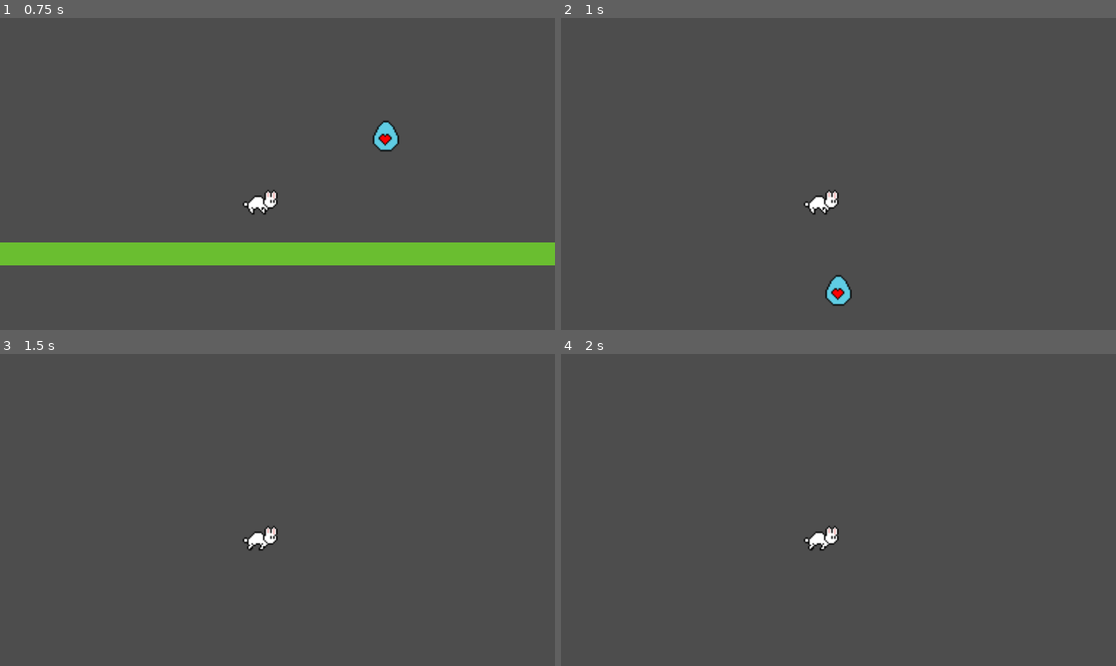
Above: before the commit, frames 1-4 (two rows, left to right).
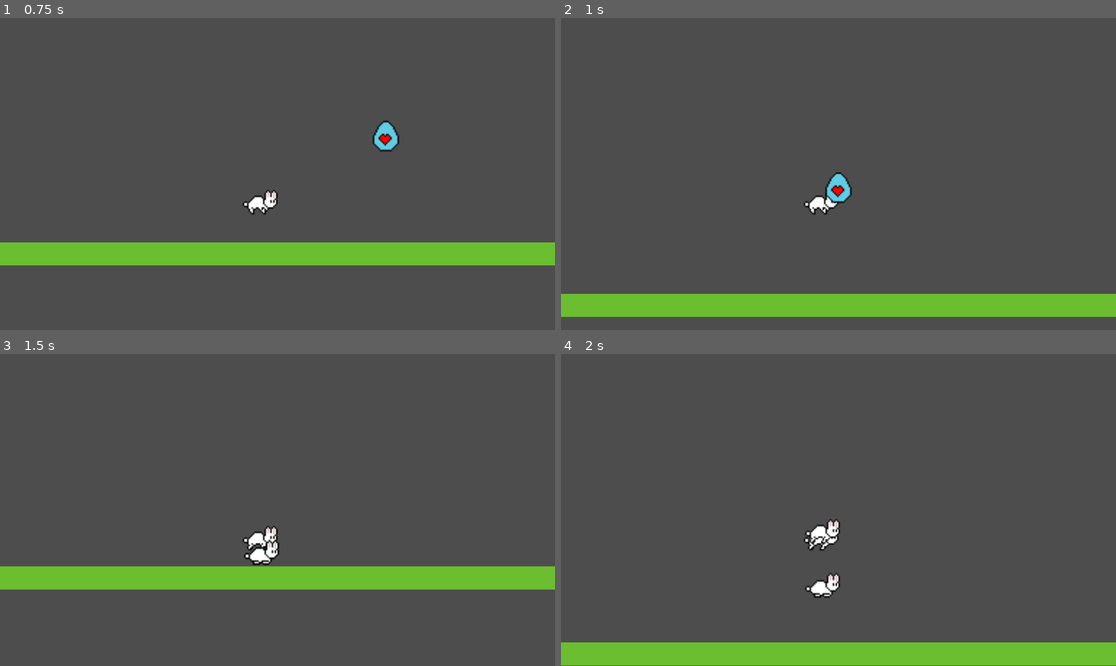
Above: after the commit, the same moments.

Repository: Nervous-Oysters/Jam-Linux-2023
Game: Godot game, scene res://src/Levels/Hub.tscn
Two runs of this game, one before a commit and one after it. Both use one fixed random seed, a clock stepped at 60 frames per second and the inputs below.
Inputs:
- Up to frame 1 (0.75 s): tap Enter at 0.5 s; hold D (move_right) from 0.53 s (still down)
- Up to frame 2 (1 s): keep holding D (move_right); tap Space (jump) at 0.77 s
- Up to frame 3 (1.5 s): keep holding D (move_right)
- Up to frame 4 (2 s): keep holding D (move_right); tap Space (jump) at 1.52 s

Frame 1 is identical in both runs. In frame 2, 7.9% of the frame differs, in the area x 0-100%, y 49-96%; in frame 3, 7.9%; in frame 4, 8.1%, in the area x 0-100%, y 52-100%.

Commit message:
suprimer oeuf et multiplie

Diff:
--- a/src/Actors/Follower.tscn
+++ b/src/Actors/Follower.tscn
@@ -67,11 +67,11 @@
 texture = ExtResource("2_dgok4")
 hframes = 6
 
-[node name="CollisionPolygon2D" type="CollisionPolygon2D" parent="."]
-position = Vector2(1, -9)
-polygon = PackedVector2Array(1.1, -7.1, 2.1, -7.1, 2.1, -6.1, 3.1, -6.1, 3.1, -3.1, 5.1, -3.1, 5.1, -2.1, 7.1, -2.1, 7.1, -1.1, 8, -1.1, 8, 8, 3.9, 8, 3.9, 7.1, 3.1, 7.1, 3.1, 8, -1.1, 8, -1.1, 7.1, -2.1, 7.1, -2.1, 4.1, -5.1, 4.1, -5.1, 3.1, -6.1, 3.1, -6.1, 2.1, -7.1, 2.1, -7.1, -0.0999999, -6.1, -0.0999999, -6.1, -0.9, -7.1, -0.9, -7.1, -1.9, -8, -1.9, -8, -6.1, -7.1, -6.1, -7.1, -7.1, -6.1, -7.1, -6.1, -8, -2.9, -8, -2.9, -7.1, -2.1, -7.1, -2.1, -8, 1.1, -8)
-
 [node name="AnimationPlayer" type="AnimationPlayer" parent="."]
 libraries = {
 "": SubResource("AnimationLibrary_u3ggv")
 }
+
+[node name="CollisionPolygon2D" type="CollisionPolygon2D" parent="."]
+position = Vector2(-1, -8)
+polygon = PackedVector2Array(3, -2, 4, -8, 13, -7, 13, 0, 8, 8, -5, 9, -6, 7, -10, 3, -7, 1, -4, -2)
--- a/src/Actors/Leader.gd
+++ b/src/Actors/Leader.gd
@@ -1,4 +1,10 @@
 extends Rabbit
+
+var numberRabbit
+var rng = RandomNumberGenerator.new()
+var followers = preload("res://src/Actors/Follower.tscn")
+var player
+var f_list = []
 
 func _physics_process(delta):
 
@@ -25,3 +31,14 @@
 		else: DIRECTION = 0
 
 	rabbit_process(delta)
+
+
+func _on_fuck_egg_area_entered(area):
+	numberRabbit = rng.randi_range(2, 10)
+	player = self
+	for i in range(numberRabbit):
+		var follower = followers.instantiate()
+		f_list.append(follower)
+		follower.target = player
+		get_parent().add_child(follower)
+	get_parent().get_node("FuckEgg").queue_free()
--- a/src/Actors/Player.tscn
+++ b/src/Actors/Player.tscn
@@ -62,14 +62,14 @@
 collision_layer = 0
 script = ExtResource("1_ehfqo")
 
-[node name="Sprite2D" type="Sprite2D" parent="."]
+[node name="Sprite2D" type="Sprite2D" parent="." groups=["Player"]]
 position = Vector2(2, -11)
 texture = ExtResource("2_ljawh")
 hframes = 6
 
 [node name="CollisionPolygon2D" type="CollisionPolygon2D" parent="."]
 position = Vector2(-1, -8)
-polygon = PackedVector2Array(1.1, -7.1, 2.1, -7.1, 2.1, -6.1, 3.1, -6.1, 3.1, -3.1, 5.1, -3.1, 5.1, -2.1, 7.1, -2.1, 7.1, -1.1, 8, -1.1, 8, 8, 3.9, 8, 3.9, 7.1, 3.1, 7.1, 3.1, 8, -1.1, 8, -1.1, 7.1, -2.1, 7.1, -2.1, 4.1, -5.1, 4.1, -5.1, 3.1, -6.1, 3.1, -6.1, 2.1, -7.1, 2.1, -7.1, -0.0999999, -6.1, -0.0999999, -6.1, -0.9, -7.1, -0.9, -7.1, -1.9, -8, -1.9, -8, -6.1, -7.1, -6.1, -7.1, -7.1, -6.1, -7.1, -6.1, -8, -2.9, -8, -2.9, -7.1, -2.1, -7.1, -2.1, -8, 1.1, -8)
+polygon = PackedVector2Array(3, -2, 4, -8, 13, -7, 13, 0, 8, 8, -5, 9, -6, 7, -10, 3, -7, 1, -4, -2)
 
 [node name="AnimationPlayer" type="AnimationPlayer" parent="."]
 libraries = {
@@ -80,3 +80,9 @@
 position = Vector2(-180, -139)
 anchor_mode = 0
 zoom = Vector2(3, 3)
+
+[node name="Area2D" type="Area2D" parent="."]
+
+[node name="CollisionPolygon2D2" type="CollisionPolygon2D" parent="Area2D"]
+position = Vector2(-1, -8)
+polygon = PackedVector2Array(3, -2, 4, -8, 13, -7, 13, 0, 8, 8, -5, 9, -6, 7, -10, 3, -7, 1, -4, -2)
--- a/src/Actors/Rabbit.gd
+++ b/src/Actors/Rabbit.gd
@@ -2,7 +2,7 @@
 class_name Rabbit
 
 const SPEED = 300.0
-const JUMP_VELOCITY = -300.0
+const JUMP_VELOCITY = -150.0
 var DIRECTION = 0
 var CURRENT_JUMP = 0.0
 var JUMPING = false
@@ -14,6 +14,7 @@
 
 # Get the gravity from the project settings to be synced with RigidBody nodes.
 var gravity = ProjectSettings.get_setting("physics/2d/default_gravity")
+
 
 func rabbit_process(delta):
 	# Handle Jump.
--- a/src/Bonus/FuckEgg.gd
+++ b/src/Bonus/FuckEgg.gd
@@ -7,13 +7,15 @@
 
 # Called when the node enters the scene tree for the first time.
 func _ready():
-	var anim: AnimationPlayer = get_node("AnimationPlayer")
 	numberRabbit = rng.randi_range(2, 10)
 	player = get_node("/root/Player")
 
 func _on_body_entered(body):
-	for i in range(numberRabbit):
-		var follower = followers.instantiate()
-		follower.target = player
-		add_child(follower)
-	queue_free()
+	print("non")
+	if body.is_in_group("Player"):
+		print("oui")
+		for i in range(numberRabbit):
+			var follower = followers.instantiate()
+			follower.target = player
+			add_child(follower)
+		queue_free()
--- a/src/Bonus/FuckEgg.tscn
+++ b/src/Bonus/FuckEgg.tscn
@@ -4,7 +4,7 @@
 [ext_resource type="Script" path="res://src/Bonus/FuckEgg.gd" id="1_fm47b"]
 
 [sub_resource type="CircleShape2D" id="CircleShape2D_1d1vi"]
-radius = 6.08276
+radius = 7.0
 
 [node name="FuckEgg" type="Area2D"]
 collision_layer = 0
--- a/src/Levels/Hub.tscn
+++ b/src/Levels/Hub.tscn
@@ -30,4 +30,6 @@
 [node name="FuckEgg" parent="." instance=ExtResource("4_6i1vx")]
 position = Vector2(546, 561)
 
+[connection signal="area_entered" from="FuckEgg" to="Player" method="_on_fuck_egg_area_entered"]
+
 [editable path="FuckEgg"]
